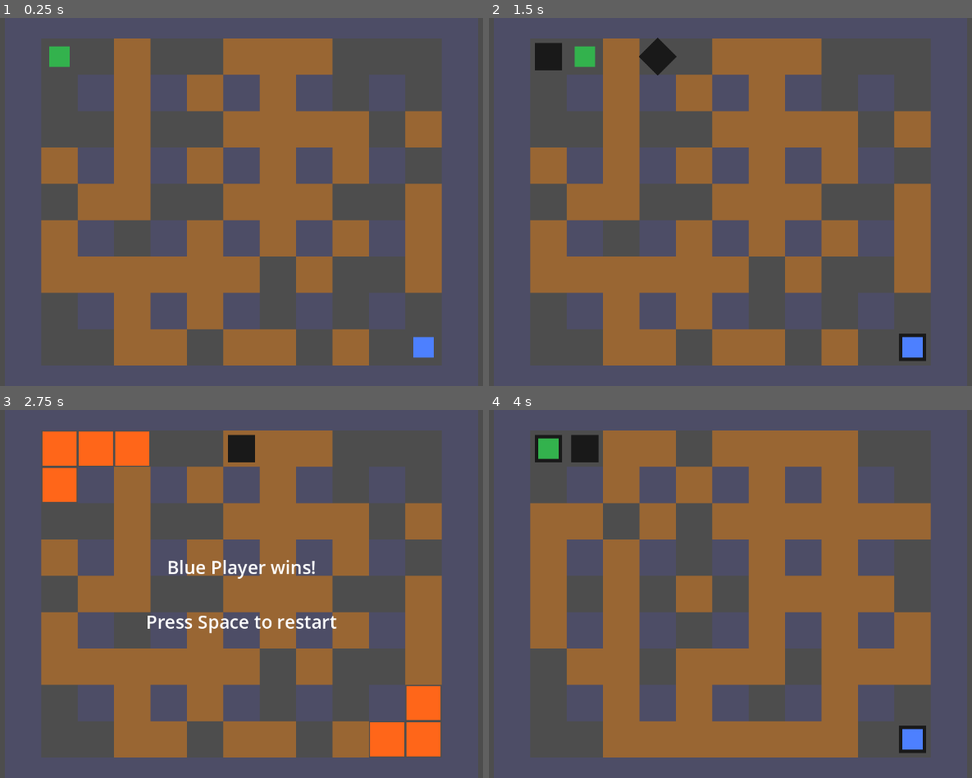
Above: before the commit, frames 1-4 (two rows, left to right).
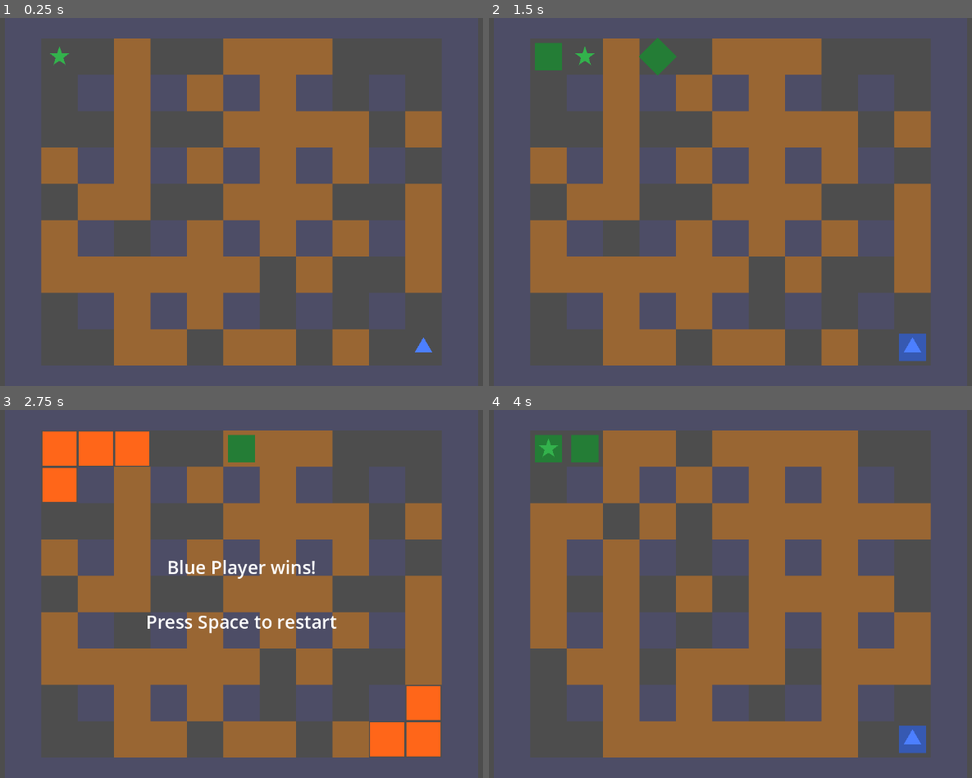
Above: after the commit, the same moments.

Repository: KantarowskiMichal/bomber-reborn
Game: Godot game, scene res://scenes/main.tscn
Same seed, same stepped clock (60 frames per second), same inputs: the game is played once before the commit and once after it.
Inputs:
- Up to frame 1 (0.25 s): no input
- Up to frame 2 (1.5 s): tap Enter (ui_accept) at 0.5, 0.77, 1.25 s; hold Right (ui_right) 0.53-1.28 s; hold Tab 0.53-1.28 s; hold Down (ui_down) from 1.28 s (still down); tap Tab at 1.35 s
- Up to frame 3 (2.75 s): tap Enter (ui_accept) at 1.52, 2 s; release Down (ui_down) at 2.03 s; hold Right (ui_right) from 2.03 s (still down); hold Tab from 2.03 s (still down)
- Up to frame 4 (4 s): tap Space at 2.75 s; release Right (ui_right) at 2.78 s; release Tab at 2.78 s; hold Up (ui_up) 2.78-3.53 s; tap Tab at 2.85 s; tap Enter (ui_accept) at 3.02, 3.5, 3.77 s; hold Left (ui_left) from 3.53 s (still down); hold Tab from 3.53 s (still down)

The runs differ from the first frame. In frame 1, 0.4% of the frame differs, in the area x 10-90%, y 7-93%; in frame 2, 1.4%, in the area x 9-91%, y 5-94%; in frame 3, 0.4%; in frame 4, 1.1%.

Commit message:
Add distinct player shapes and colored bombs
- Replace player ColorRect with Polygon2D shapes (star for P1, triangle for P2)
- Add shape generators for hexagon and circle for future players
- Bombs now display in the player's color (darkened by 30%)

Diff:
--- a/scenes/player.tscn
+++ b/scenes/player.tscn
@@ -14,9 +14,6 @@
 [node name="CollisionShape2D" type="CollisionShape2D" parent="."]
 shape = SubResource("RectangleShape2D_player")
 
-[node name="ColorRect" type="ColorRect" parent="."]
-offset_left = -18.0
-offset_top = -18.0
-offset_right = 18.0
-offset_bottom = 18.0
+[node name="Shape" type="Polygon2D" parent="."]
 color = Color(0.2, 0.7, 0.3, 1)
+polygon = PackedVector2Array()
--- a/scripts/arena.gd
+++ b/scripts/arena.gd
@@ -136,13 +136,15 @@
 ## Places a new bomb at the specified grid position.
 ## @param pos Grid position where the bomb will be placed
 ## @param explosion_range How many tiles the explosion will spread in each direction
-func place_bomb(pos: Vector2i, explosion_range: int) -> void:
+## @param color Optional color for the bomb (defaults to dark gray)
+func place_bomb(pos: Vector2i, explosion_range: int, color: Color = Color(0.1, 0.1, 0.1, 1.0)) -> void:
 	if not can_place_bomb(pos):
 		_log("Cannot place bomb at %s - position blocked" % pos, GameConstants.LogLevel.WARNING)
 		return
 
 	var bomb: Bomb = BombScene.instantiate()
 	bomb.setup(pos, explosion_range)
+	bomb.set_color(color)
 	bomb.exploded.connect(_on_bomb_exploded)
 	add_child(bomb)
 	bombs[pos] = bomb
--- a/scripts/bomb.gd
+++ b/scripts/bomb.gd
@@ -70,11 +70,21 @@
 ## Whether the fuse expired while airborne (should explode on landing)
 var _explode_on_landing := false
 
+## Pending color to apply when the node is ready
+var _pending_color: Color = Color(-1, -1, -1, -1)  # Invalid color means not set
+
+## Reference to the color rect for visual coloring
+@onready var _color_rect: ColorRect = $ColorRect
+
 # =============================================================================
 # LIFECYCLE
 # =============================================================================
 
 func _ready() -> void:
+	# Apply pending color if one was set before _ready
+	if _pending_color.r >= 0 and _color_rect:
+		_color_rect.color = _pending_color
+
 	# Start the fuse timer - bomb explodes when it expires
 	get_tree().create_timer(fuse_time).timeout.connect(_on_fuse_expired)
 	_log("Fuse started (%.1fs)" % fuse_time, GameConstants.LogLevel.DEBUG)
@@ -91,6 +101,14 @@
 	grid_pos = pos
 	explosion_range = range_value
 	position = GameConstants.grid_to_world(pos)
+
+
+## Sets the bomb's visual color.
+## @param color The color to apply
+func set_color(color: Color) -> void:
+	_pending_color = color
+	if _color_rect:
+		_color_rect.color = color
 
 
 ## Forces the bomb to explode immediately (called during chain reactions).
--- a/scripts/main.gd
+++ b/scripts/main.gd
@@ -98,7 +98,9 @@
 func _on_player_bomb_placed(grid_pos: Vector2i, player: Player) -> void:
 	_log("Player %d placed bomb at %s" % [GameConstants.get_player_id(player.player_number), grid_pos], GameConstants.LogLevel.DEBUG)
 
-	_arena.place_bomb(grid_pos, player.bomb_range)
+	# Darken the player's color for the bomb
+	var bomb_color := player.player_color.darkened(0.3)
+	_arena.place_bomb(grid_pos, player.bomb_range, bomb_color)
 	player.increment_bomb_count()
 
 	# Connect bomb explosion to decrement player's bomb count when it explodes
--- a/scripts/player.gd
+++ b/scripts/player.gd
@@ -92,7 +92,50 @@
 ## Tracks previous frame's bomb key state (for P2's Tab key)
 var _bomb_key_was_pressed := false
 
-@onready var _color_rect: ColorRect = $ColorRect
+@onready var _shape: Polygon2D = $Shape
+
+# =============================================================================
+# SHAPE DEFINITIONS
+# =============================================================================
+
+## Size of player shapes (radius from center)
+const SHAPE_SIZE := 18.0
+
+## Star shape (5-pointed) for Player 1
+static func _make_star() -> PackedVector2Array:
+	var points: Array[Vector2] = []
+	var outer_radius := SHAPE_SIZE
+	var inner_radius := SHAPE_SIZE * 0.4
+	for i in range(10):
+		var angle := (i * TAU / 10) - TAU / 4  # Start from top
+		var radius := outer_radius if i % 2 == 0 else inner_radius
+		points.append(Vector2(cos(angle) * radius, sin(angle) * radius))
+	return PackedVector2Array(points)
+
+## Triangle shape for Player 2
+static func _make_triangle() -> PackedVector2Array:
+	var points: Array[Vector2] = []
+	for i in range(3):
+		var angle := (i * TAU / 3) - TAU / 4  # Start from top
+		points.append(Vector2(cos(angle) * SHAPE_SIZE, sin(angle) * SHAPE_SIZE))
+	return PackedVector2Array(points)
+
+## Hexagon shape for Player 3
+static func _make_hexagon() -> PackedVector2Array:
+	var points: Array[Vector2] = []
+	for i in range(6):
+		var angle := (i * TAU / 6)  # Start from right
+		points.append(Vector2(cos(angle) * SHAPE_SIZE, sin(angle) * SHAPE_SIZE))
+	return PackedVector2Array(points)
+
+## Circle shape (12-sided) for Player 4
+static func _make_circle() -> PackedVector2Array:
+	var points: Array[Vector2] = []
+	var segments := 12
+	for i in range(segments):
+		var angle := i * TAU / segments
+		points.append(Vector2(cos(angle) * SHAPE_SIZE, sin(angle) * SHAPE_SIZE))
+	return PackedVector2Array(points)
 
 # =============================================================================
 # LIFECYCLE
@@ -129,9 +172,28 @@
 ## @param color The color to apply to the player's sprite
 func set_color(color: Color) -> void:
 	player_color = color
-	if _color_rect:
-		_color_rect.color = color
+	_setup_shape()
+	if _shape:
+		_shape.color = color
 	_log("Color set to %s" % get_color_name(), GameConstants.LogLevel.DEBUG)
+
+
+## Sets up the player's shape based on their player number.
+func _setup_shape() -> void:
+	if not _shape:
+		return
+
+	match player_number:
+		PlayerNumber.PLAYER_1:
+			_shape.polygon = _make_star()
+		PlayerNumber.PLAYER_2:
+			_shape.polygon = _make_triangle()
+		_:
+			# Future players: alternate between hexagon and circle
+			if GameConstants.get_player_id(player_number) % 2 == 1:
+				_shape.polygon = _make_hexagon()
+			else:
+				_shape.polygon = _make_circle()
 
 
 ## Returns the display name of this player's color.
